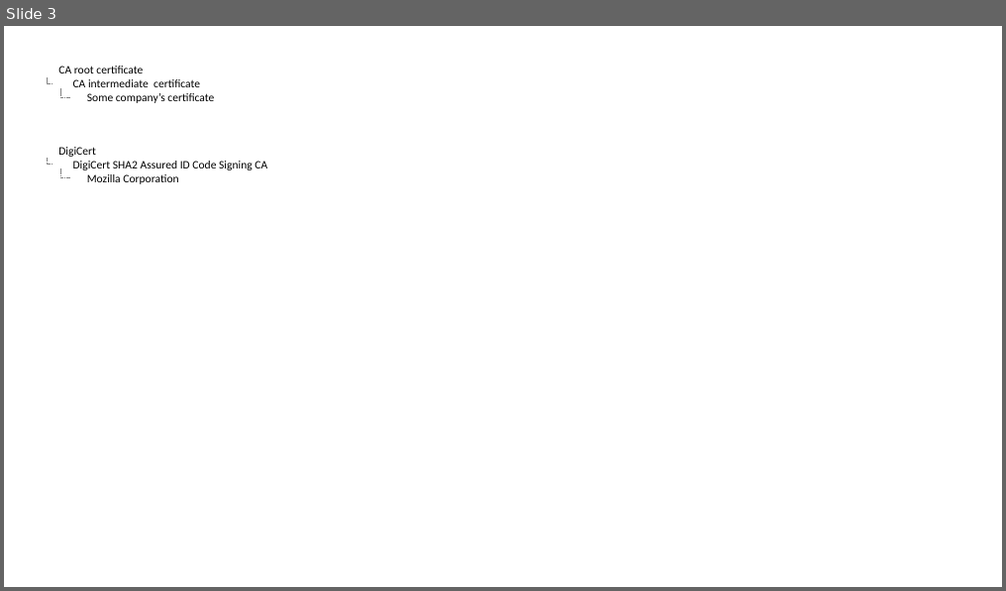
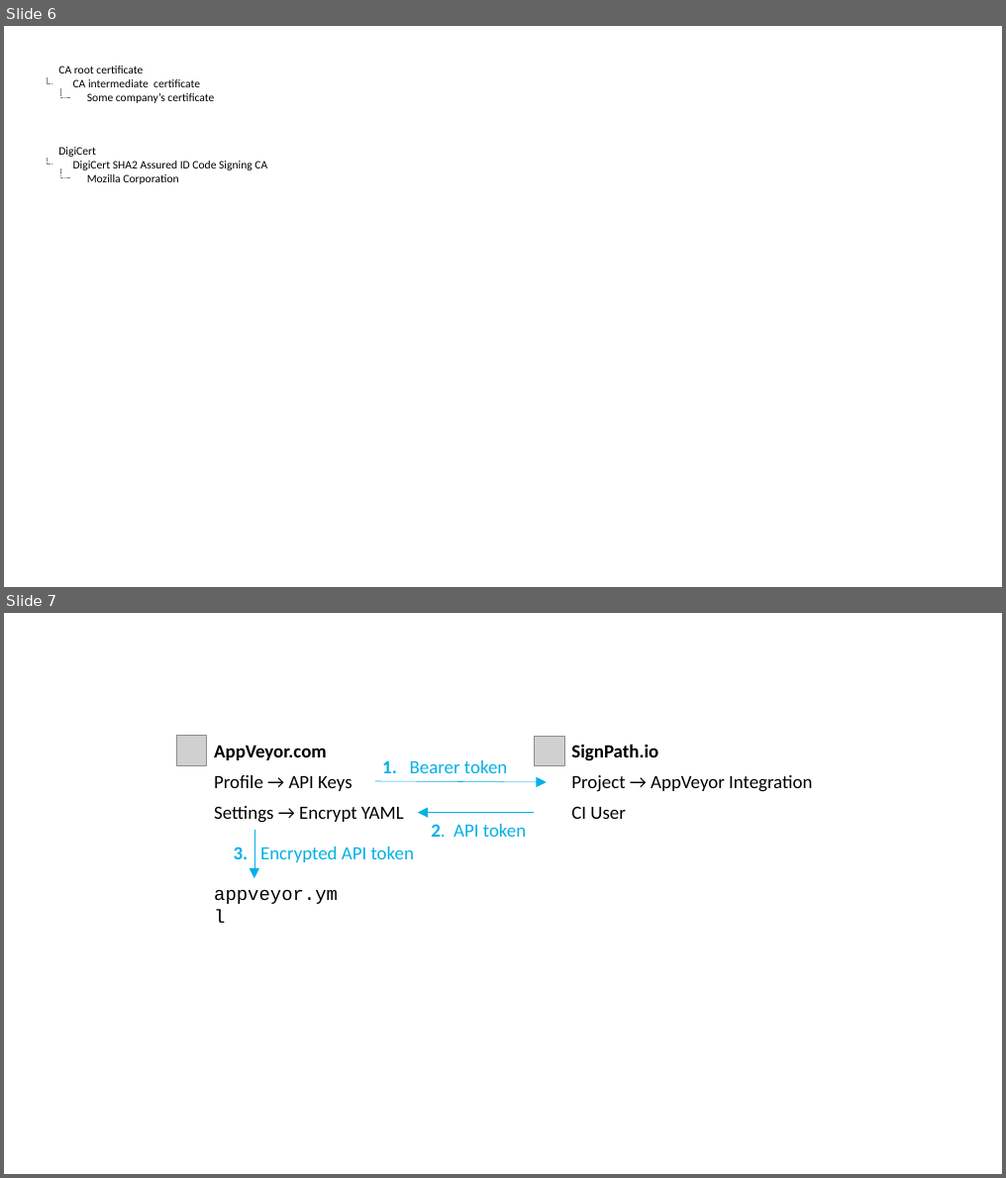
Before and after one commit to SignPath/Website-old, a slide deck: images.pptx. Shown one above the other, each under a label of ours: slide 3 before the commit, slides 6 and 7 after it. The pictures are 1006x591 and 1006x1178 pixels, drawn with LibreOffice and Linux fonts; fonts in the diff are those of the drawing; grey boxes stand for pictures; background and template pictures are left out. Boxes give left, top, right and bottom in pixels: in the first picture for what was removed or moved away, otherwise in the second. Text is boxed around its words. In the diff, an @@ line names an element or a change of style, - is before the commit and + after.

```diff
--- a/images.pptx
+++ b/images.pptx
@@ slide 7 added at (4,613,1002,1174), background #FFFFFF @@
@@ group added at (176,735,812,904): 10 texts, 3 arrows, 2 pictures @@
+AppVeyor.com
+SignPath.io
+Profile → API Keys
+Project → AppVeyor Integration
+1. Bearer token
+CI User
+Settings → Encrypt YAML
+3. Encrypted API token
+appveyor.yml
+2. API token
@@ what was slide 3 is now slide 6 @@
```
Also in this commit, not shown: 3 other slides added.
